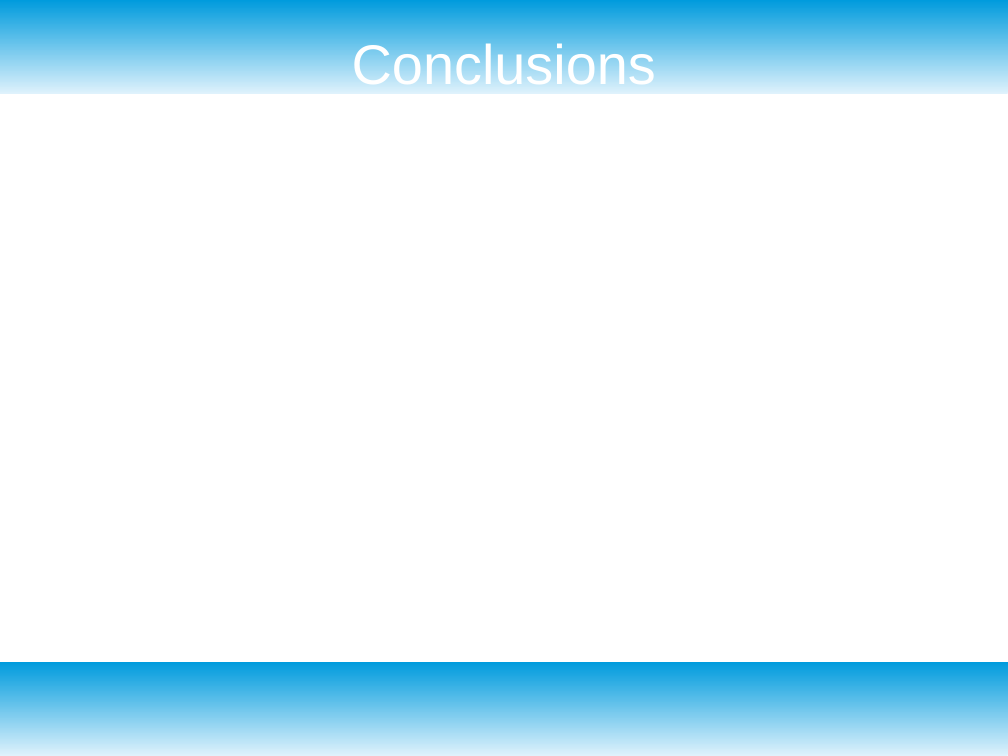
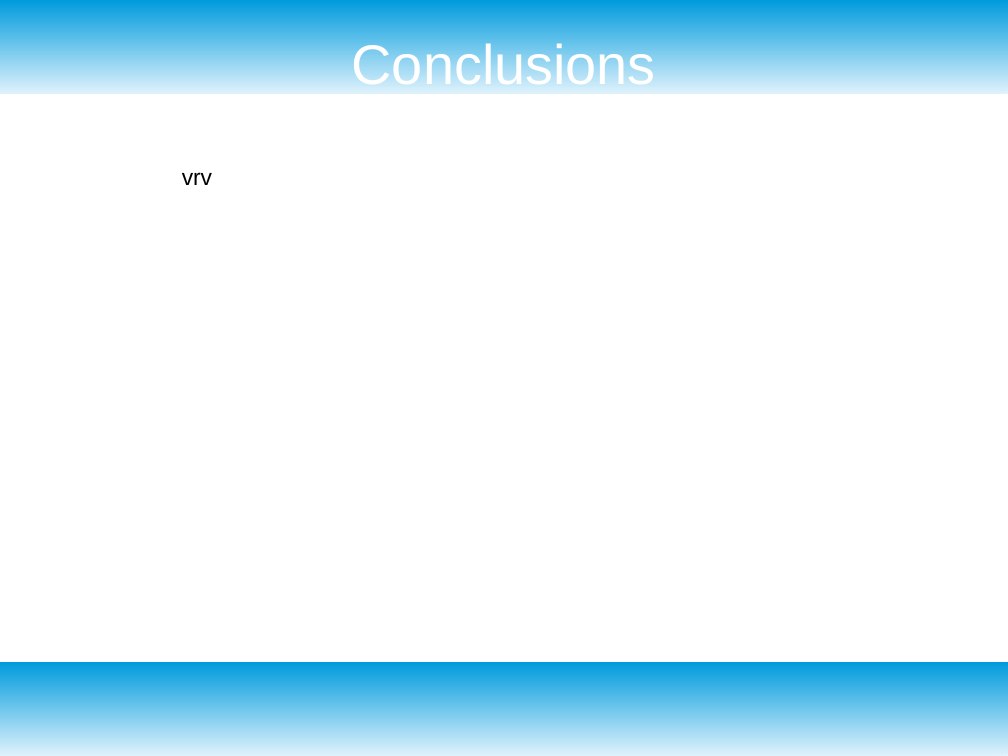
Before and after one commit to GuyomH/Fil-Rouge, a slide deck: slide 18 of assets/grand angle diapo.odp. Drawn at 1008x756 pixels with LibreOffice and Linux fonts; fonts in the diff are those of the drawing. Boxes give left, top, right and bottom in pixels: in the first picture for what was removed or moved away, otherwise in the second. Text is boxed around its words. In the diff, an @@ line names an element or a change of style, - is before the commit and + after.

Commit message:
maj diapo

```diff
--- a/assets/grand angle diapo.odp
+++ b/assets/grand angle diapo.odp
@@ text added at box(182, 172, 212, 185), 18 pt, text #000000 @@
+vrv
```
